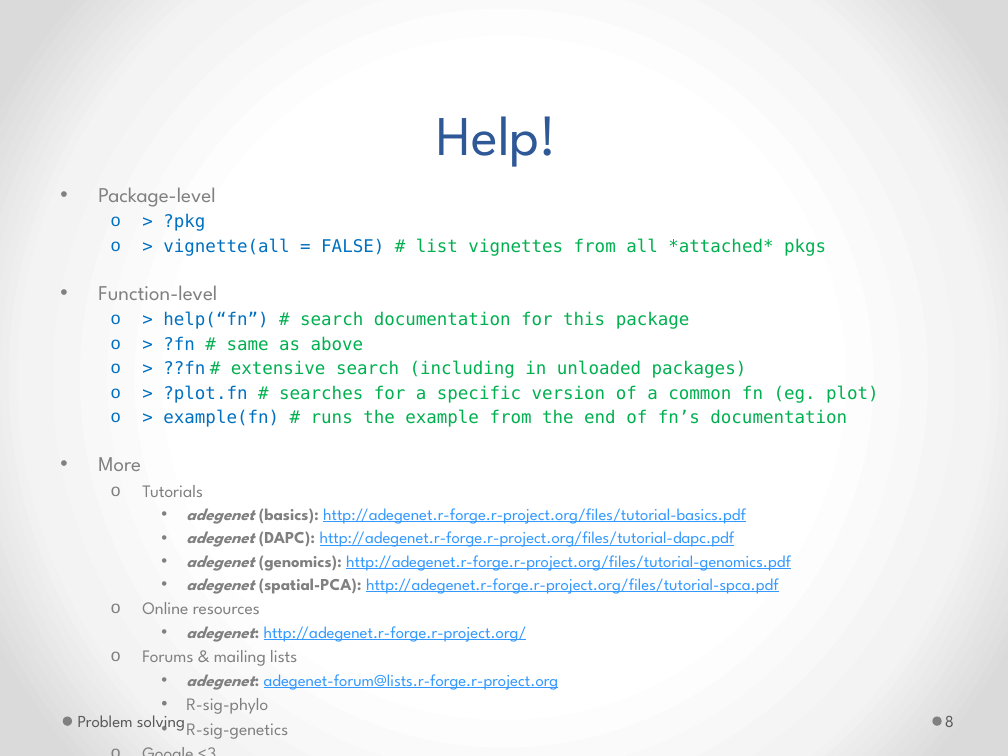
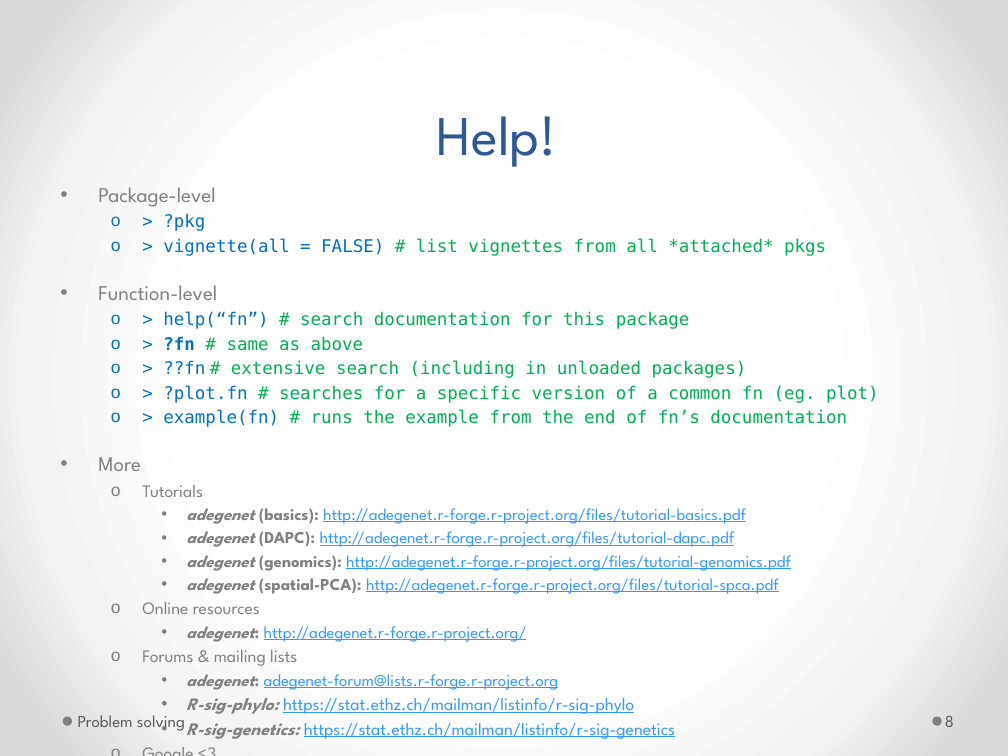
Before and after one commit to r-forge/adegenet, a slide deck: slide 8 of www/files/Leuven2014/Refresh-R.pptx. Drawn at 1008x756 pixels with LibreOffice and Linux fonts; fonts in the diff are those of the drawing. Boxes give left, top, right and bottom in pixels: in the first picture for what was removed or moved away, otherwise in the second. Text is boxed around its words. In the diff, an @@ line names an element or a change of style, - is before the commit and + after.

```diff
--- a/www/files/Leuven2014/Refresh-R.pptx
+++ b/www/files/Leuven2014/Refresh-R.pptx
@@ text at box(163, 336, 364, 351): bold on in "?fn" @@
@@ text at box(186, 698, 675, 739): text changed; text colour #808080 to #3399FF @@
-    • R-sig-phylo
-    • R-sig-genetics
+    • R-sig-phylo: https://stat.ethz.ch/mailman/listinfo/r-sig-phylo
+    • R-sig-genetics: https://stat.ethz.ch/mailman/listinfo/r-sig-genetics
```
Also in this commit, not shown: 4 other slides changed, 2 other files.
